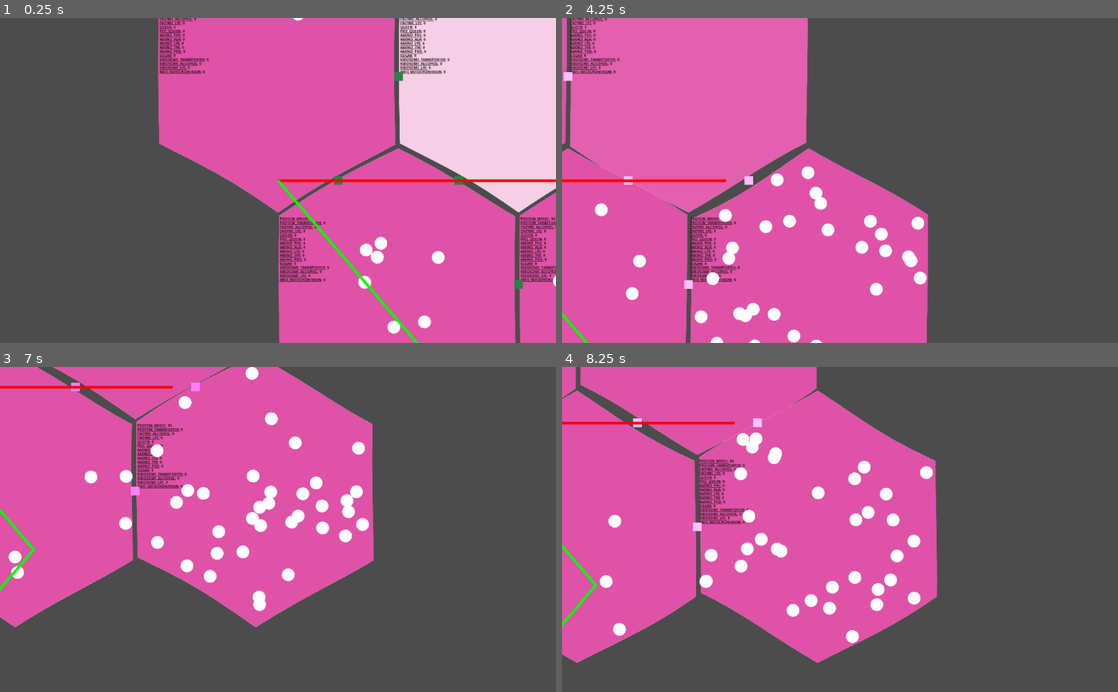
Above: before the commit, frames 1-4 (two rows, left to right).
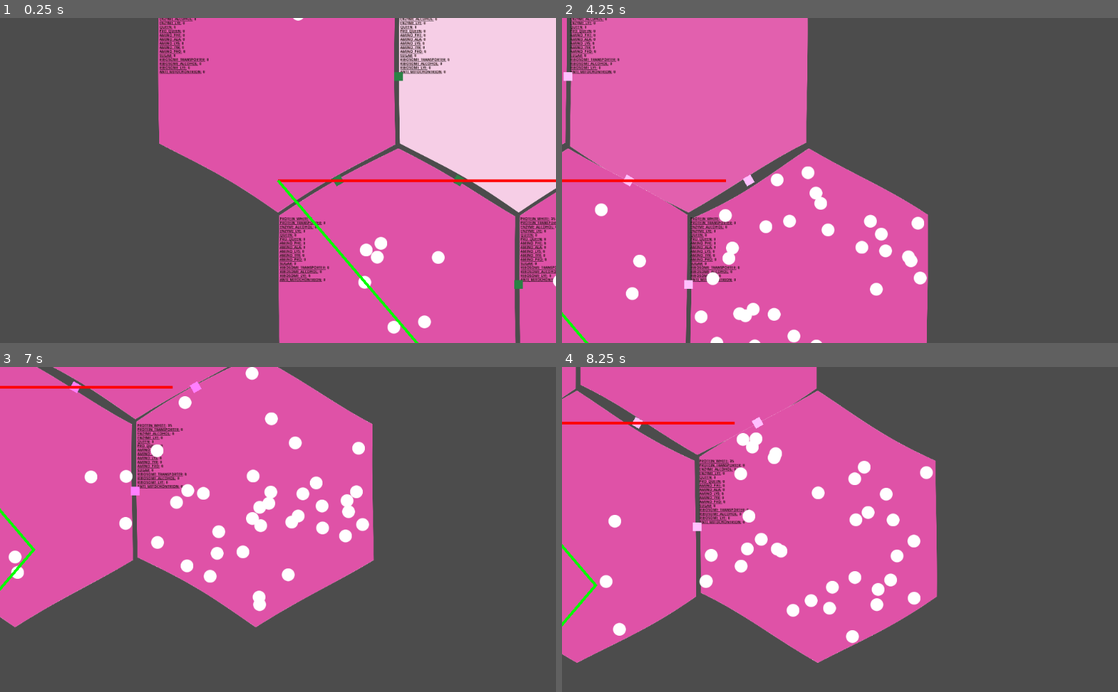
Above: after the commit, the same moments.

Repository: tobyp/hackathon2020
Game: Godot game, scene res://main.tscn
The game is run twice, just before and just after one commit, with the same random seed, the same clock (stepped at 60 frames per second) and the same inputs.
Inputs (mouse positions are in pixels of both pictures, inside the frame that each line leads up to):
- Up to frame 1 (0.25 s): no input
- Up to frame 2 (4.25 s): tap Enter at 0.5 s; move the mouse to (962, 164) at 0.52 s; hold D 0.53-1.25 s; click (962, 164) at 0.67 s; drag from (728, 196) to (812, 245) at 1.27 s; move the mouse to (895, 109) at 2.02 s; hold D 2.03-2.75 s; drag from (812, 245) to (673, 131) at 2.77 s; tap Space at 3.5 s; move the mouse to (1006, 229) at 3.52 s; hold A from 3.53 s (still down)
- Up to frame 3 (7 s): release A at 4.25 s; drag from (111, 480) to (194, 448) at 4.27 s; move the mouse to (305, 529) at 5.02 s; hold S 5.03-5.75 s; click (305, 529) at 5.17 s; drag from (194, 448) to (166, 545) at 5.77 s; move the mouse to (400, 513) at 6.52 s; hold W from 6.53 s (still down)
- Up to frame 4 (8.25 s): release W at 7.25 s; drag from (728, 545) to (812, 594) at 7.27 s; move the mouse to (895, 458) at 8.02 s; hold S from 8.03 s (still down)

The runs differ from the first frame. In frame 1, less than 0.1% of the frame differs, in the area x 59-84%, y 48-52%; in frame 2, less than 0.1%; in frame 3, less than 0.1%; in frame 4, less than 0.1%, in the area x 12-37%, y 15-20%.

Commit message:
fix tunnel rotations

Diff:
--- a/main.gd
+++ b/main.gd
@@ -20,7 +20,9 @@
 
 	var edges = $HexGrid.get_undirected_node_connections()
 	for connection in edges:
-		var start_pos = $HexGrid.create_cell(connection[0].x, connection[0].y).global_position
-		var end_pos = $HexGrid.create_cell(connection[1].x, connection[1].y).global_position
+		var start_pos = $HexGrid.create_cell(connection[0].x, connection[0].y).position
+		var end_pos = $HexGrid.create_cell(connection[1].x, connection[1].y).position
 		var middle = 0.5 * (start_pos + end_pos)
-		$HexGrid.draw_tunnels(middle, 0.0)
+		var the_angle = (start_pos.direction_to(end_pos)).angle()
+		print("the middle of "+str(start_pos)+" and "+str(end_pos)+" is "+str(middle)+ ", angl "+str(the_angle))
+		$HexGrid.draw_tunnels(middle, the_angle)
